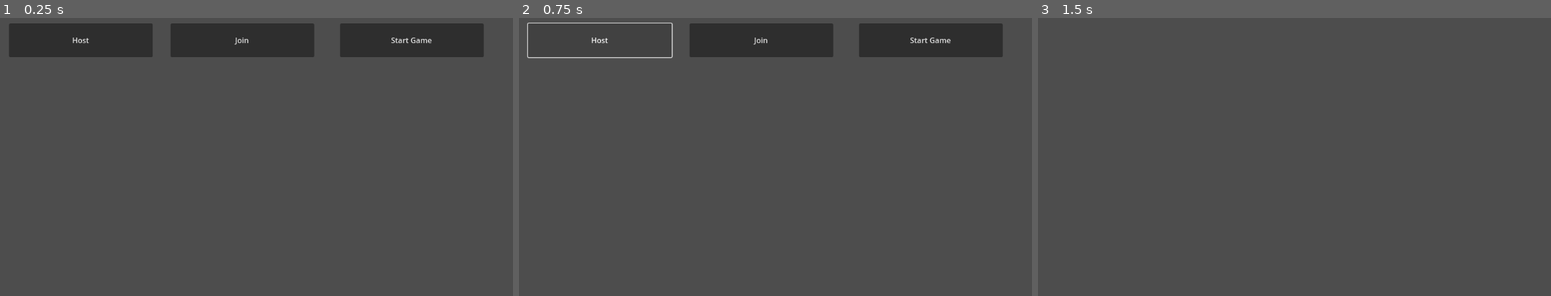
Above: before the commit, frames 1-3 (left to right).
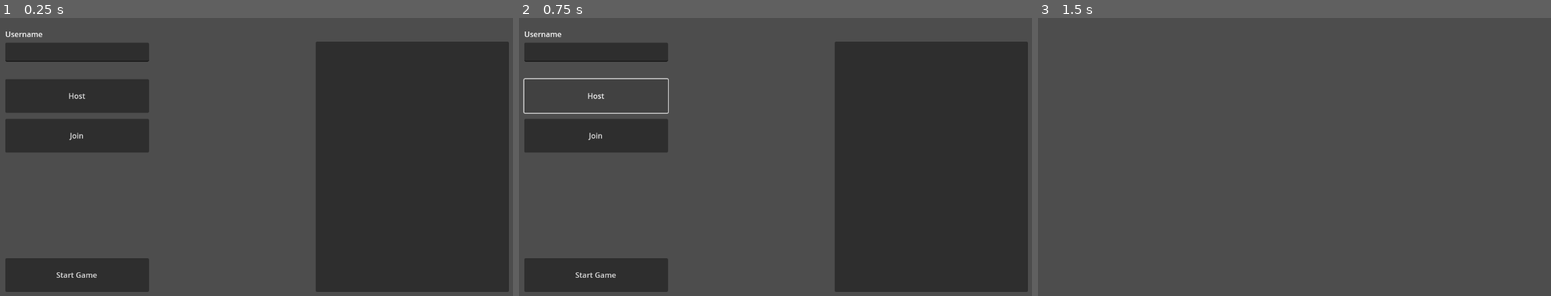
Above: after the commit, the same moments.

Repository: Irantwomiles/CarController
Game: Godot game, scene res://multiplayer_scene.tscn
The game is run twice, just before and just after one commit, with the same random seed, the same clock (stepped at 60 frames per second) and the same inputs.
Inputs:
- Up to frame 1 (0.25 s): no input
- Up to frame 2 (0.75 s): click "Host" at 0.5 s
- Up to frame 3 (1.5 s): click "Start Game" at 1.25 s

The runs differ from the first frame. In frame 1, 50% of the frame differs, in the area x 1-100%, y 1-99%; in frame 2, 45%; in frame 3, nothing differs.
Error before the commit: Invalid operands 'String' and 'int' in operator '+'. (res://Networking.gd:38)
Error after the commit: Invalid operands 'String' and 'int' in operator '+'. (res://Networking.gd:39)

Commit message:
can view connected clients in the lobby

Diff:
--- a/Networking.gd
+++ b/Networking.gd
@@ -22,8 +22,9 @@
 
 # Called only from clients
 func playerConnectedToServer():
-	print("Player connected to server with")
-	send_player_information.rpc_id(1, "", multiplayer.get_unique_id())
+	# call this function on the server first, because the server is keeping track of all connected players
+	send_player_information.rpc_id(1, $Username.text, multiplayer.get_unique_id())
+	get_players_rpc.rpc_id(1)
 
 # Called only from clients
 func playerConnectionFailed():
@@ -39,7 +40,7 @@
 		return
 
 	multiplayer.set_multiplayer_peer(peer)
-	send_player_information("", multiplayer.get_unique_id())
+	send_player_information($Username.text, multiplayer.get_unique_id())
 	print("Created server")
 
 
@@ -60,6 +61,9 @@
 
 @rpc("any_peer")
 func send_player_information(name, id):
+	# This code is intially ran on the server.
+	# Server: Add player to Players dict if it doesn't exist
+	# Client: The client will get all of the Players from the server
 	if !GameManager.Players.has(id):
 		GameManager.Players[id] = {
 			"name": name,
@@ -67,6 +71,20 @@
 			"score": 0
 		}
 
+	# If the function is being called on the server, send it to all connected clients
 	if multiplayer.is_server():
+		#print("Server: ", GameManager.Players)
 		for i in GameManager.Players:
 			send_player_information.rpc(GameManager.Players[i].name, i)
+
+@rpc("any_peer")
+func get_players_rpc():
+	if multiplayer.is_server():
+		print("Players:", GameManager.Players)
+		update_player_list_rpc.rpc(GameManager.Players)
+
+@rpc("any_peer", "call_local")
+func update_player_list_rpc(players):
+	$ItemList.clear()
+	for i in players:
+		$ItemList.add_item(players[i].name)
--- a/car.gd
+++ b/car.gd
@@ -10,9 +10,12 @@
 func _ready():
 	$MultiplayerSynchronizer.set_multiplayer_authority(str(name).to_int())
 
+	$DebugLabel.visible = false
+
 	if $MultiplayerSynchronizer.get_multiplayer_authority() == multiplayer.get_unique_id():
 		$CameraPosition.add_child(Camera3D.new())
 		$BreakLights.visible = false
+		$DebugLabel.visible = true
 
 # Called every frame. 'delta' is the elapsed time since the previous frame.
 func _physics_process(delta):
@@ -21,8 +24,6 @@
 
 		var steering_input = Input.get_axis("ui_right", "ui_left")
 		var acceleration_input = Input.get_axis("ui_down", "ui_up")
-
-		print(acceleration_input)
 
 		if acceleration_input >= 0:
 			$BreakLights.visible = false
--- a/level_scene.gd
+++ /dev/null
@@ -1,23 +0,0 @@
-extends Node3D
-
-@export var PlayerScene : PackedScene
-
-# Called when the node enters the scene tree for the first time.
-func _ready():
-	var index = 0
-
-	for i in GameManager.Players:
-		var currentPlayer = PlayerScene.instantiate()
-		currentPlayer.name = str(GameManager.Players[i].id)
-		add_child(currentPlayer)
-		for spawn in get_tree().get_nodes_in_group("SpawnPoints"):
-			if spawn.name == str(index):
-				currentPlayer.set_position(spawn.get_position())
-
-		index += 1
-
-
-
-# Called every frame. 'delta' is the elapsed time since the previous frame.
-func _process(delta):
-	pass
--- a/level_scene.tscn
+++ b/level_scene.tscn
@@ -1,7 +1,7 @@
 [gd_scene load_steps=12 format=3 uid="uid://cgv4lf0kx6w7v"]
 
 [ext_resource type="PackedScene" uid="uid://df5kgh4miheu4" path="res://test_car.tscn" id="1_4qncd"]
-[ext_resource type="Script" path="res://level_scene.gd" id="1_7uqf7"]
+[ext_resource type="Script" path="res://LevelScene.gd" id="1_j753e"]
 [ext_resource type="PackedScene" uid="uid://b3od17wge7lqd" path="res://road_curve_pavement.tscn" id="2_gx04i"]
 [ext_resource type="PackedScene" uid="uid://dw66fdb43t45x" path="res://road_straight.tscn" id="3_vpkgs"]
 
@@ -30,7 +30,7 @@
 size = Vector3(1000, 1, 1000)
 
 [node name="LevelScene" type="Node3D"]
-script = ExtResource("1_7uqf7")
+script = ExtResource("1_j753e")
 PlayerScene = ExtResource("1_4qncd")
 
 [node name="WorldEnvironment" type="WorldEnvironment" parent="."]
@@ -88,3 +88,7 @@
 
 [node name="1" type="Node3D" parent="SpawnPoints" groups=["SpawnPoints"]]
 transform = Transform3D(1, 0, 0, 0, 1, 0, 0, 0, 1, 0, 20, -32.461)
+
+[node name="GameTimer" type="Timer" parent="."]
+
+[connection signal="timeout" from="GameTimer" to="." method="_on_game_timer_timeout"]
--- a/multiplayer_scene.tscn
+++ b/multiplayer_scene.tscn
@@ -13,28 +13,50 @@
 
 [node name="Host" type="Button" parent="."]
 layout_mode = 0
-offset_left = 38.0
-offset_top = 32.0
-offset_right = 345.0
-offset_bottom = 104.0
+offset_left = 30.0
+offset_top = 151.0
+offset_right = 337.0
+offset_bottom = 223.0
 text = "Host"
 
 [node name="Join" type="Button" parent="."]
 layout_mode = 0
-offset_left = 383.0
-offset_top = 32.0
-offset_right = 690.0
-offset_bottom = 104.0
+offset_left = 30.0
+offset_top = 236.0
+offset_right = 337.0
+offset_bottom = 308.0
 text = "Join"
 
 [node name="StartGame" type="Button" parent="."]
 layout_mode = 0
-offset_left = 745.0
-offset_top = 32.0
-offset_right = 1052.0
-offset_bottom = 104.0
+offset_left = 30.0
+offset_top = 534.0
+offset_right = 337.0
+offset_bottom = 606.0
 text = "Start Game
 "
+
+[node name="Username" type="LineEdit" parent="."]
+layout_mode = 0
+offset_left = 30.0
+offset_top = 73.0
+offset_right = 337.0
+offset_bottom = 114.0
+
+[node name="Label" type="Label" parent="."]
+layout_mode = 0
+offset_left = 30.0
+offset_top = 43.0
+offset_right = 149.0
+offset_bottom = 71.0
+text = "Username"
+
+[node name="ItemList" type="ItemList" parent="."]
+layout_mode = 0
+offset_left = 693.0
+offset_top = 71.0
+offset_right = 1106.0
+offset_bottom = 606.0
 
 [connection signal="button_down" from="Host" to="." method="_on_host_button_down"]
 [connection signal="button_down" from="Join" to="." method="_on_join_button_down"]
--- a/test_car.tscn
+++ b/test_car.tscn
@@ -5,7 +5,7 @@
 [ext_resource type="ArrayMesh" uid="uid://cpibg3o72jaa3" path="res://tire.tres" id="3_f83fp"]
 
 [sub_resource type="BoxShape3D" id="BoxShape3D_iltbk"]
-size = Vector3(3.5, 1.5, 5)
+size = Vector3(3.5, 1.85, 6.33774)
 
 [sub_resource type="SceneReplicationConfig" id="SceneReplicationConfig_mgt6f"]
 properties/0/path = NodePath(".:position")
@@ -99,6 +99,7 @@
 mesh = ExtResource("3_f83fp")
 
 [node name="CollisionShape3D" type="CollisionShape3D" parent="."]
+transform = Transform3D(1, 0, 0, 0, 1, 0, 0, 0, 1, 0, 0.0540192, 0.224373)
 shape = SubResource("BoxShape3D_iltbk")
 
 [node name="DebugLabel" type="Label3D" parent="."]
